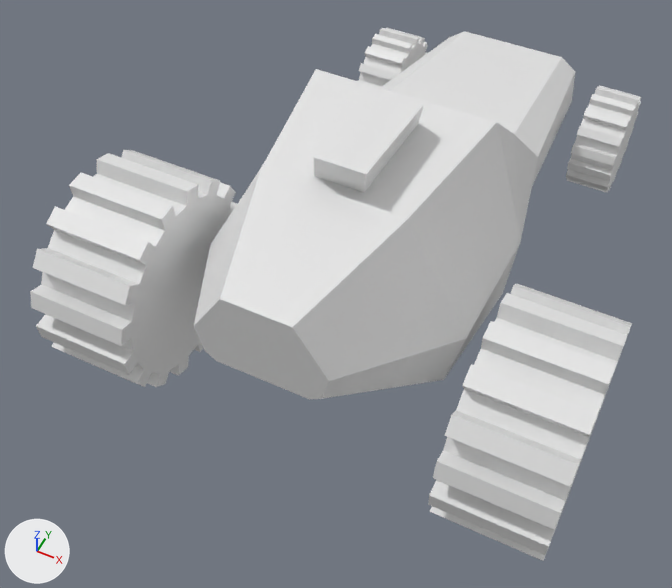
Two versions of the FBX model Assets/car_model.fbx, one commit apart.
Camera for both pictures: a 50 mm camera at (2.47, -7.3, 6.09) aimed at (-0.33, -1.69, -0.93). Arrows for +X, +Y and +Z are at lower left; the lights stay in place. Where no turn or scale is listed for an object, it has been applied to the vertices.
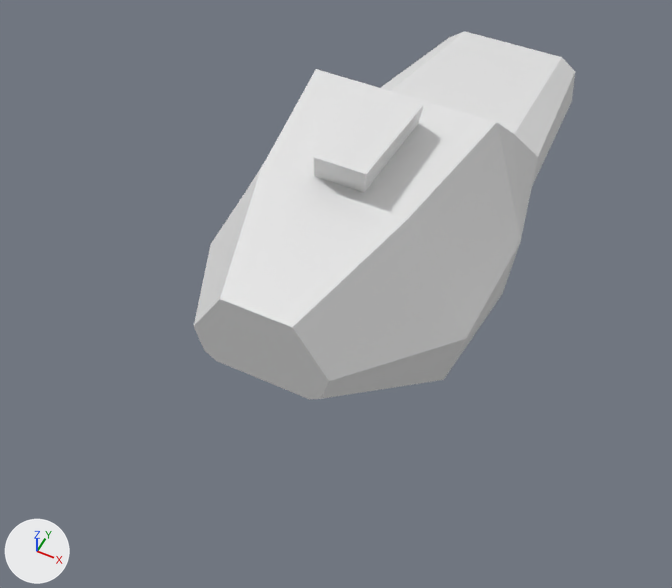
Pixel boxes [x1, y1, x2, y2] of what changed, in the pictures (672 x 588 px):
'Cylinder.002', deleted: before [30, 150, 632, 561]
'Cylinder.001', deleted: before [358, 28, 641, 193]

Diff of the bpy script that builds the scene:
```diff
--- a/Assets/car_model.fbx.py
+++ b/Assets/car_model.fbx.py
@@ ob_cylinder_002 @@
-ob_cylinder_002 = bpy.data.objects.new('Cylinder.002', me_mesh)
-ob_cylinder_002.location = (-1.95, -2.59, -0.47)
@@ ob_cylinder_001 @@
-ob_cylinder_001 = bpy.data.objects.new('Cylinder.001', me_mesh_001)
-ob_cylinder_001.location = (-1.39, 2.03, -1.01)
```
